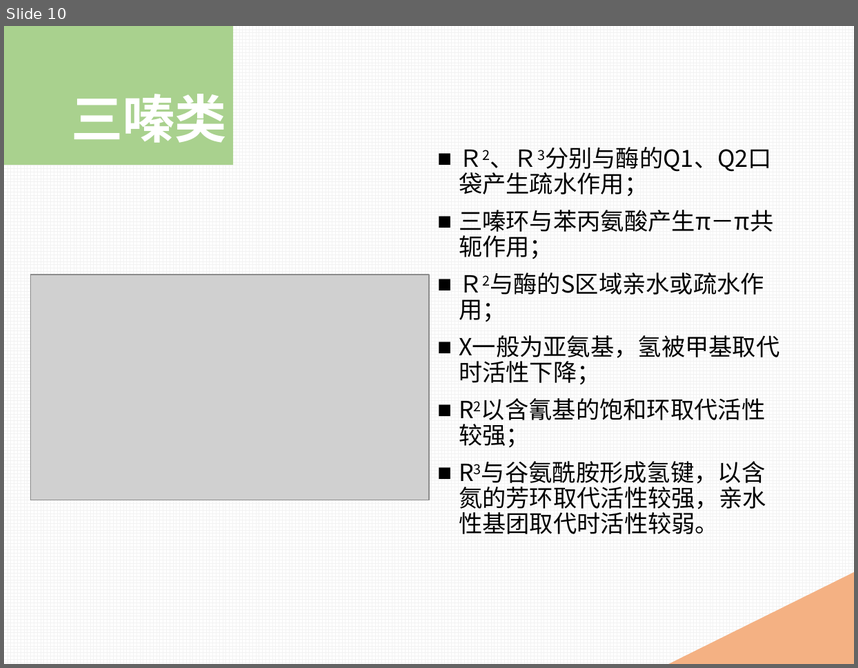
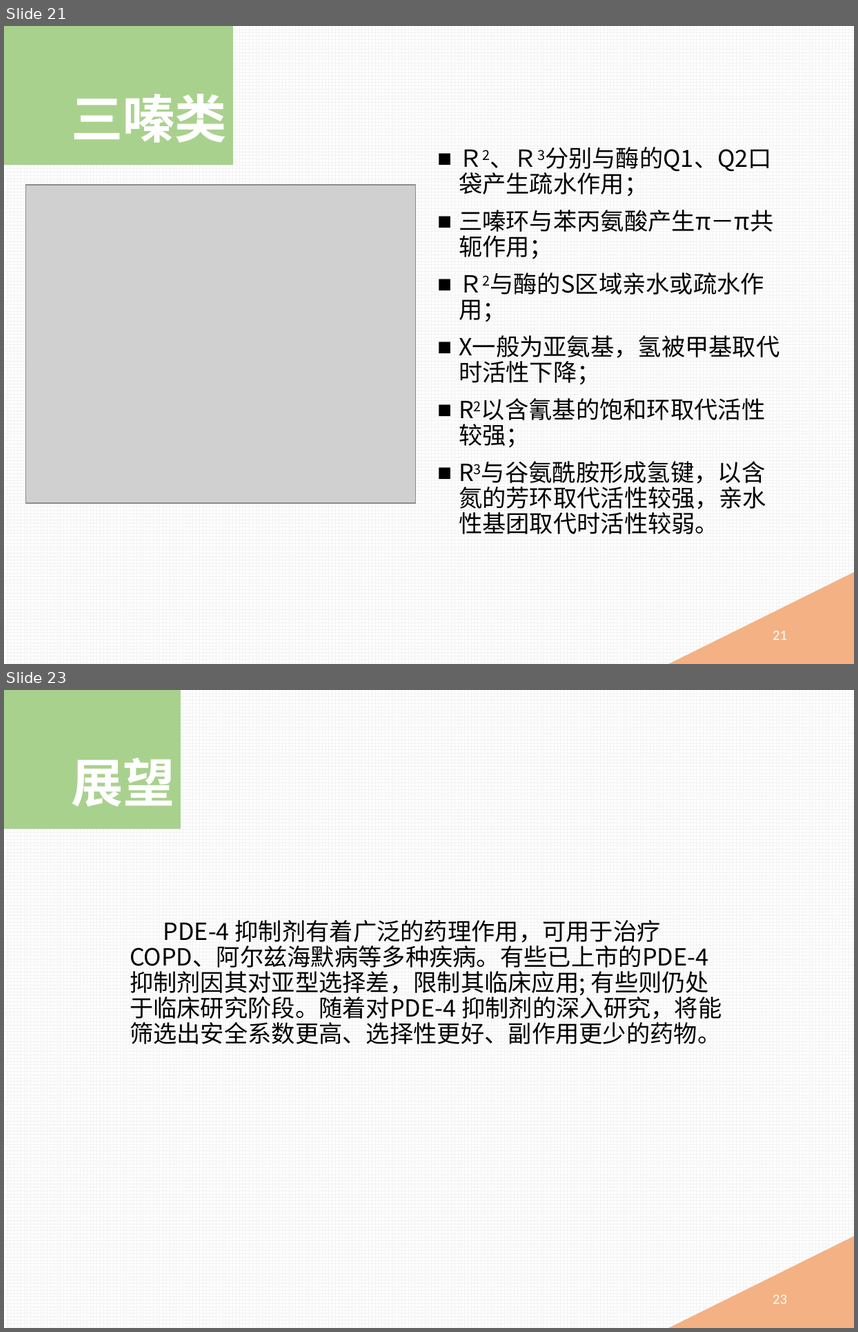
Before and after one commit to mingyong/Project-PDE, a slide deck: 磷酸二酯酶抑制剂.pptx. Shown one above the other, each under a label of ours: slide 10 before the commit, slides 21 and 23 after it; the slides between them are not shown. The pictures are 858x668 and 858x1332 pixels, drawn with LibreOffice and Linux fonts; fonts in the diff are those of the drawing; grey boxes stand for pictures. Boxes give left, top, right and bottom in pixels: in the first picture for what was removed or moved away, otherwise in the second. Text is boxed around its words. In the diff, an @@ line names an element or a change of style, - is before the commit and + after.

Commit message:
新增引入文件，提高图片分辨率，新增总结与展望。

```diff
--- a/磷酸二酯酶抑制剂.pptx
+++ b/磷酸二酯酶抑制剂.pptx
@@ slide 23 added at (x1=4, y1=690, x2=854, y2=1328), background pattern #F2F2F2 on #FFFFFF @@
@@ rectangle added at (x1=4, y1=690, x2=181, y2=829), fill #A9D18E @@
@@ title added at (x1=71, y1=758, x2=175, y2=807), 44 pt, text #FFFFFF, bold @@
+展望
@@ text added at (x1=130, y1=920, x2=722, y2=1044), 20 pt, text #000000 @@
+PDE-4 抑制剂有着广泛的药理作用，可用于治疗COPD、阿尔兹海默病等多种疾病。有些已上市的PDE-4 抑制剂因其对亚型选择差，限制其临床应用; 有些则仍处于临床研究阶段。随着对PDE-4 抑制剂的深入研究，将能筛选出安全系数更高、选择性更好、副作用更少的药物。
@@ triangle added at (x1=668, y1=1236, x2=854, y2=1328), fill #F4B183 @@
@@ page number added at (x1=773, y1=1294, x2=787, y2=1303), 12 pt, text #FFFFFF @@
+23
@@ what was slide 10 is now slide 21 @@
@@ slide 21 changed as well @@
@@ picture resized from (x1=30, y1=274, x2=429, y2=499) to (x1=26, y1=185, x2=417, y2=503) @@
@@ page number added at (x1=773, y1=630, x2=787, y2=639), 12 pt, text #FFFFFF @@
+21
```
Also in this commit, not shown: 8 other slides changed, 12 other slides added.
